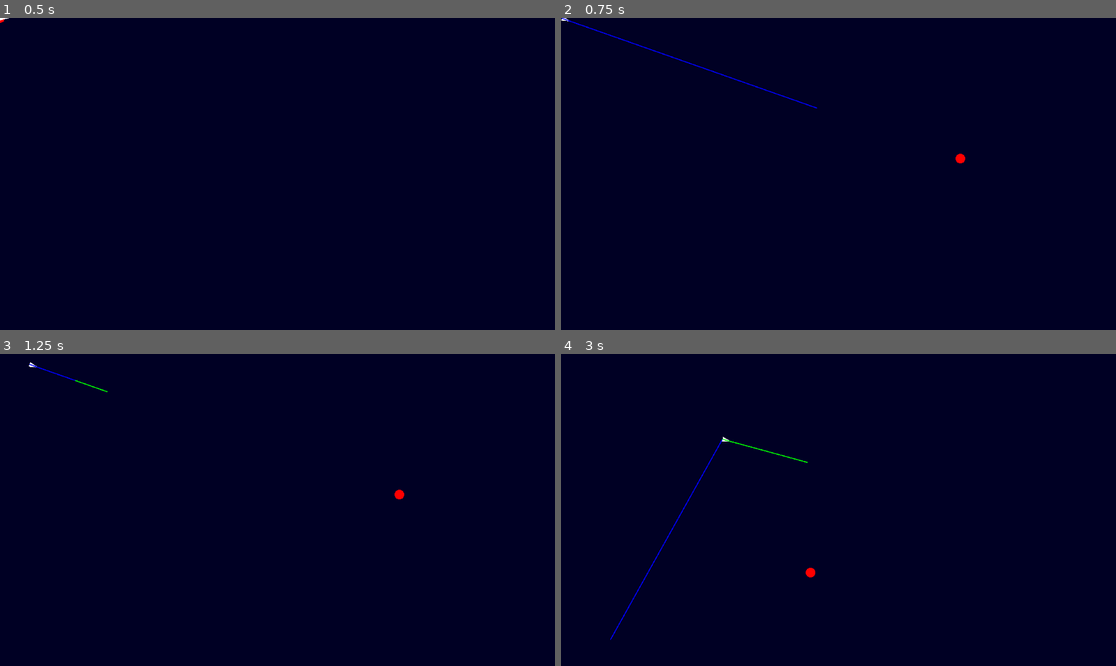
Above: before the commit, frames 1-4 (two rows, left to right).
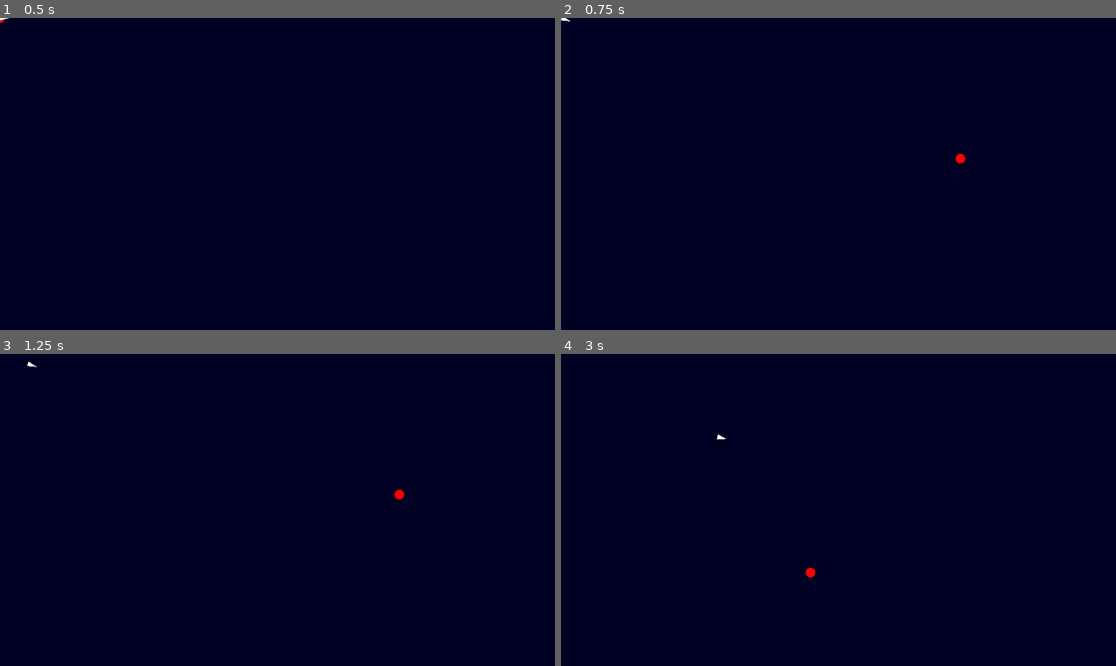
Above: after the commit, the same moments.

Repository: sanjaybv/sbac
Game: Godot game, scene res://game.tscn
The game is run twice, just before and just after one commit, with the same random seed, the same clock (stepped at 60 frames per second) and the same inputs.
Inputs (mouse positions are in pixels of both pictures, inside the frame that each line leads up to):
- Up to frame 1 (0.5 s): no input
- Up to frame 2 (0.75 s): tap Enter at 0.5 s; move the mouse to (960, 158) at 0.52 s; click (960, 158) at 0.67 s
- Up to frame 3 (1.25 s): no input
- Up to frame 4 (3 s): move the mouse to (727, 525) at 1.27 s; click (727, 525) at 1.42 s; move the mouse to (894, 441) at 2.02 s; click (894, 441) at 2.17 s; move the mouse to (810, 572) at 2.77 s; click (810, 572) at 2.92 s

Frame 1 is identical in both runs. In frame 2, 0.2% of the frame differs, in the area x 0-47%, y 0-30%; in frame 3, less than 0.1%; in frame 4, 0.3%, in the area x 8-45%, y 25-92%.

Commit message:
Refactor to single behavior file

Diff:
--- /dev/null
+++ b/behaviors/steering.gd
@@ -0,0 +1,98 @@
+extends Object
+
+enum Behaviors {SEEK, FLEE, PURSUE, EVADE, OFFSET_PURSUE, ARRIVE}
+
+var _behavior_funcs: Dictionary = {
+	Behaviors.SEEK: seek,
+	Behaviors.FLEE: flee,
+	Behaviors.PURSUE: pursue,
+	Behaviors.EVADE: evade,
+	Behaviors.OFFSET_PURSUE: offset_pursue,
+	Behaviors.ARRIVE: arrive,
+}
+
+var _max_force: float
+var _max_speed: float
+
+func _init(max_force: float, max_speed: float):
+	_max_force = max_force
+	_max_speed = max_speed
+
+# steer applies the behavior on the character with respect to the target and returns force
+func steer(behavior: Behaviors, character: RigidBody2D, target: RigidBody2D) -> Vector2:
+	return Callable(_behavior_funcs[behavior]).call(character, target)
+
+
+func seek(character: RigidBody2D, target: RigidBody2D) -> Vector2:
+	var desired_velocity: Vector2 = (target.position - character.position).normalized() * _max_speed
+	var steering = desired_velocity - character.linear_velocity
+	return steering
+
+func flee(character: RigidBody2D, target: RigidBody2D) -> Vector2:
+	var desired_velocity: Vector2 = (character.position - target.position).normalized() * _max_speed
+	var steering = desired_velocity - character.linear_velocity
+	return steering
+
+func pursue(character: RigidBody2D, target: RigidBody2D) -> Vector2:
+	var desired_velocity: Vector2 = (
+		future_target_position(character, target) - character.position
+	).normalized() * _max_speed
+	var steering = desired_velocity - character.linear_velocity
+	return steering
+
+func evade(character: RigidBody2D, target: RigidBody2D) -> Vector2:
+	var desired_velocity: Vector2 = (
+		character.position - future_target_position(character, target)
+	).normalized() * _max_speed
+	var steering = desired_velocity - character.linear_velocity
+	return steering
+
+func offset_pursue(character: RigidBody2D, target: RigidBody2D) -> Vector2:
+	var desired_velocity: Vector2 = (
+		future_offset_target_position(character, target) - character.position
+	).normalized() * _max_speed
+	var steering = desired_velocity - character.linear_velocity
+	return steering
+
+func arrive(character: RigidBody2D, target: RigidBody2D) -> Vector2:
+	# Calculate clipped speed
+	var target_offset: Vector2 = target.position - character.position
+	var distance := target_offset.length()
+	var ramped_speed: float = _max_speed * (distance / slowing_distance)
+	var clipped_speed: float = minf(ramped_speed, _max_speed)
+
+	var desired_velocity: Vector2 = (
+		target.position - character.position
+	).normalized() * clipped_speed
+	var steering = desired_velocity - character.linear_velocity
+	return steering
+
+
+func future_target_position(character: RigidBody2D, target: RigidBody2D) -> Vector2:
+	# future_time_look_ahead = distance / speed
+	var look_ahead: float
+	if !character.linear_velocity.is_zero_approx():
+		look_ahead = (character.position.distance_to(target.position)) / \
+			character.linear_velocity.length()
+
+	# 20 is a constant, a turning parameter as Chris Reynolds puts it.
+	return target.position + (target.linear_velocity * look_ahead) / 20
+
+const slowing_distance: int = 250
+
+func future_offset_target_position(character: RigidBody2D, target: RigidBody2D) -> Vector2:
+	const radius := 10
+
+	# project to local coordinate space
+	var local_target_position := target.position * character.get_global_transform_with_canvas()
+	var local_projection := local_target_position.project(character.linear_velocity.orthogonal())
+	local_projection = local_projection.normalized() * -1 * radius
+	print("local projection", local_projection)
+
+	var new_target_position := local_target_position + local_projection
+	var new_global_target_position := \
+		new_target_position * character.get_global_transform_with_canvas().inverse()
+
+	if (new_global_target_position.is_finite()):
+		return new_global_target_position
+	return target.position
--- a/game.tscn
+++ b/game.tscn
@@ -1,6 +1,7 @@
-[gd_scene load_steps=2 format=3 uid="uid://by1t3mp5yidhs"]
+[gd_scene load_steps=3 format=3 uid="uid://by1t3mp5yidhs"]
 
-[ext_resource type="PackedScene" uid="uid://b6ddjr5vp5weh" path="res://scenarios/arrive.tscn" id="1_2i5rx"]
+[ext_resource type="PackedScene" uid="uid://cxi54gpin4hg2" path="res://vehicles/vehicle.tscn" id="2_y4634"]
+[ext_resource type="PackedScene" uid="uid://butgg65inr3bj" path="res://targets/target.tscn" id="3_aou68"]
 
 [node name="game" type="Node2D"]
 
@@ -11,4 +12,11 @@
 offset_bottom = 705.0
 color = Color(0, 0, 0.141176, 1)
 
-[node name="arrive" parent="." instance=ExtResource("1_2i5rx")]
+[node name="playground" type="Node2D" parent="."]
+
+[node name="target" parent="playground" instance=ExtResource("3_aou68")]
+
+[node name="vehicle" parent="playground" node_paths=PackedStringArray("target") instance=ExtResource("2_y4634")]
+mass = 0.3
+target = NodePath("../target")
+static_behavior = 5
--- a/scenarios/arrive.tscn
+++ /dev/null
@@ -1,12 +0,0 @@
-[gd_scene load_steps=3 format=3 uid="uid://b6ddjr5vp5weh"]
-
-[ext_resource type="PackedScene" uid="uid://b3ej2trb8osvg" path="res://targets/click_target.tscn" id="1_mka56"]
-[ext_resource type="PackedScene" uid="uid://csd764hk0d3xi" path="res://vehicles/arriving_vehicle.tscn" id="2_uj5ff"]
-
-[node name="arrive" type="Node2D"]
-
-[node name="click_target" parent="." instance=ExtResource("1_mka56")]
-
-[node name="arriving_vehicle" parent="." node_paths=PackedStringArray("target") instance=ExtResource("2_uj5ff")]
-mass = 0.3
-target = NodePath("../click_target")
--- a/scenarios/evade.tscn
+++ /dev/null
@@ -1,12 +0,0 @@
-[gd_scene load_steps=3 format=3 uid="uid://cdwd5g0p36bei"]
-
-[ext_resource type="PackedScene" uid="uid://infrrx4bca6i" path="res://targets/sliding_target.tscn" id="1_5kdus"]
-[ext_resource type="PackedScene" uid="uid://cjm4ncojk7pki" path="res://vehicles/evading_vehicle.tscn" id="2_4vqy5"]
-
-[node name="evade" type="Node2D"]
-
-[node name="sliding_target" parent="." instance=ExtResource("1_5kdus")]
-linear_damp_mode = 1
-
-[node name="evading_vehicle" parent="." node_paths=PackedStringArray("target") instance=ExtResource("2_4vqy5")]
-target = NodePath("../sliding_target")
--- a/scenarios/flee.tscn
+++ /dev/null
@@ -1,11 +0,0 @@
-[gd_scene load_steps=3 format=3 uid="uid://d0aqshen3pu4s"]
-
-[ext_resource type="PackedScene" uid="uid://b3ej2trb8osvg" path="res://targets/click_target.tscn" id="2_rtm3k"]
-[ext_resource type="PackedScene" uid="uid://do44pgjw83f0v" path="res://vehicles/fleeing_vehicle.tscn" id="3_pjm6k"]
-
-[node name="flee" type="Node2D"]
-
-[node name="click_target" parent="." instance=ExtResource("2_rtm3k")]
-
-[node name="fleeing_vehicle" parent="." node_paths=PackedStringArray("target") instance=ExtResource("3_pjm6k")]
-target = NodePath("../click_target")
--- a/scenarios/funsies.tscn
+++ /dev/null
@@ -1,16 +0,0 @@
-[gd_scene load_steps=4 format=3 uid="uid://chvgjsd1am5yp"]
-
-[ext_resource type="PackedScene" uid="uid://4jey0e27fxnu" path="res://targets/fleeing_target.tscn" id="1_gabhm"]
-[ext_resource type="PackedScene" uid="uid://ba65gavov6hfm" path="res://vehicles/pursuing_vehicle.tscn" id="2_k3inf"]
-[ext_resource type="Script" path="res://targets/fleeing_target.gd" id="2_p51fv"]
-
-[node name="funsies" type="Node2D"]
-
-[node name="fleeing_target" parent="." node_paths=PackedStringArray("target") instance=ExtResource("1_gabhm")]
-position = Vector2(426, 235)
-script = ExtResource("2_p51fv")
-target = NodePath("../pursuing_vehicle")
-
-[node name="pursuing_vehicle" parent="." node_paths=PackedStringArray("target") instance=ExtResource("2_k3inf")]
-position = Vector2(332, 142)
-target = NodePath("../fleeing_target")
--- a/scenarios/offset_pursuit.tscn
+++ /dev/null
@@ -1,13 +0,0 @@
-[gd_scene load_steps=3 format=3 uid="uid://d3250ocpee3fw"]
-
-[ext_resource type="PackedScene" uid="uid://infrrx4bca6i" path="res://targets/sliding_target.tscn" id="1_2jp1h"]
-[ext_resource type="PackedScene" uid="uid://bsxx8mmxh8a5u" path="res://vehicles/offset_pursuing_vehicle.tscn" id="2_yip7c"]
-
-[node name="offset_pursuit" type="Node2D"]
-
-[node name="sliding_target" parent="." instance=ExtResource("1_2jp1h")]
-position = Vector2(386, 215)
-linear_damp_mode = 1
-
-[node name="offset_pursuing_vehicle" parent="." node_paths=PackedStringArray("target") instance=ExtResource("2_yip7c")]
-target = NodePath("../sliding_target")
--- a/scenarios/pursuit.tscn
+++ /dev/null
@@ -1,16 +0,0 @@
-[gd_scene load_steps=3 format=3 uid="uid://caqiud54bwepk"]
-
-[ext_resource type="PackedScene" uid="uid://infrrx4bca6i" path="res://targets/sliding_target.tscn" id="1_2d4cr"]
-[ext_resource type="PackedScene" uid="uid://ba65gavov6hfm" path="res://vehicles/pursuing_vehicle.tscn" id="2_ebshu"]
-
-[node name="pursuit" type="Node2D"]
-
-[node name="sliding_target" parent="." instance=ExtResource("1_2d4cr")]
-position = Vector2(305, 136)
-mass = 0.01
-linear_velocity = Vector2(250, 20)
-linear_damp_mode = 1
-
-[node name="pursuing_vehicle" parent="." node_paths=PackedStringArray("target") instance=ExtResource("2_ebshu")]
-position = Vector2(116, 128)
-target = NodePath("../sliding_target")
--- a/scenarios/seek.tscn
+++ /dev/null
@@ -1,11 +0,0 @@
-[gd_scene load_steps=3 format=3 uid="uid://cx31jewsu8sok"]
-
-[ext_resource type="PackedScene" uid="uid://b3ej2trb8osvg" path="res://targets/click_target.tscn" id="1_1ruvh"]
-[ext_resource type="PackedScene" uid="uid://q84qhepieh22" path="res://vehicles/seeking_vehicle.tscn" id="2_ws6kx"]
-
-[node name="seek" type="Node2D"]
-
-[node name="click_target" parent="." instance=ExtResource("1_1ruvh")]
-
-[node name="seeking_vehicle" parent="." node_paths=PackedStringArray("target") instance=ExtResource("2_ws6kx")]
-target = NodePath("../click_target")
--- a/targets/click_target.gd
+++ /dev/null
@@ -1,5 +0,0 @@
-extends "res://targets/target.gd"
-
-func _process(delta):
-	if Input.is_mouse_button_pressed(MOUSE_BUTTON_LEFT):
-		position = get_global_mouse_position()
--- a/targets/click_target.tscn
+++ /dev/null
@@ -1,7 +0,0 @@
-[gd_scene load_steps=2 format=3 uid="uid://b3ej2trb8osvg"]
-
-[ext_resource type="Script" path="res://targets/click_target.gd" id="1_rmt10"]
-
-[node name="click_target" type="RigidBody2D"]
-gravity_scale = 0.0
-script = ExtResource("1_rmt10")
--- a/targets/fleeing_target.gd
+++ /dev/null
@@ -1,5 +0,0 @@
-extends "res://vehicles/fleeing_vehicle.gd"
-
-
-func _draw():
-	draw_circle(Vector2.ZERO, 10, Color.RED)
--- a/targets/fleeing_target.tscn
+++ /dev/null
@@ -1,5 +0,0 @@
-[gd_scene load_steps=2 format=3 uid="uid://4jey0e27fxnu"]
-
-[ext_resource type="PackedScene" uid="uid://butgg65inr3bj" path="res://targets/target.tscn" id="1_k7m0x"]
-
-[node name="fleeing_target" instance=ExtResource("1_k7m0x")]
--- a/targets/sliding_target.gd
+++ /dev/null
@@ -1,4 +0,0 @@
-extends "res://targets/target.gd"
-
-func _process(delta):
-	position = position.posmodv(screen)
--- a/targets/sliding_target.tscn
+++ /dev/null
@@ -1,8 +0,0 @@
-[gd_scene load_steps=3 format=3 uid="uid://infrrx4bca6i"]
-
-[ext_resource type="PackedScene" uid="uid://butgg65inr3bj" path="res://targets/target.tscn" id="1_8olrm"]
-[ext_resource type="Script" path="res://targets/sliding_target.gd" id="2_ulyfq"]
-
-[node name="sliding_target" instance=ExtResource("1_8olrm")]
-linear_velocity = Vector2(50, 0)
-script = ExtResource("2_ulyfq")
--- a/targets/target.gd
+++ b/targets/target.gd
@@ -1,7 +1,8 @@
-extends "res://vehicles/vehicle.gd"
+extends RigidBody2D
 
 func _draw():
 	draw_circle(Vector2.ZERO, 10, Color.RED)
 
-func _process(delta):
-	position = get_global_mouse_position()
+func _physics_process(delta):
+	if Input.is_mouse_button_pressed(MOUSE_BUTTON_LEFT):
+		position = get_global_mouse_position()
--- a/vehicles/arriving_vehicle.gd
+++ /dev/null
@@ -1,14 +0,0 @@
-extends "res://vehicles/vehicle.gd"
-
-const slowing_distance: int = 250
-
-func steer(target: RigidBody2D) -> Vector2:
-	# Calculate clipped speed
-	var target_offset: Vector2 = target.position - position
-	var distance := target_offset.length()
-	var ramped_speed: float = max_speed * (distance / slowing_distance)
-	var clipped_speed: float = minf(ramped_speed, max_speed)
-
-	var desired_velocity: Vector2 = (target.position - position).normalized() * clipped_speed
-	var steering = desired_velocity - linear_velocity
-	return steering
--- a/vehicles/arriving_vehicle.tscn
+++ /dev/null
@@ -1,7 +0,0 @@
-[gd_scene load_steps=3 format=3 uid="uid://csd764hk0d3xi"]
-
-[ext_resource type="PackedScene" uid="uid://cxi54gpin4hg2" path="res://vehicles/vehicle.tscn" id="1_wep73"]
-[ext_resource type="Script" path="res://vehicles/arriving_vehicle.gd" id="2_tetw7"]
-
-[node name="arriving_vehicle" instance=ExtResource("1_wep73")]
-script = ExtResource("2_tetw7")
--- a/vehicles/evading_vehicle.gd
+++ /dev/null
@@ -1,21 +0,0 @@
-extends "res://vehicles/vehicle.gd"
-
-
-func _draw():
-	var p := future_target_position() * get_global_transform_with_canvas()
-	draw_circle(p, 3, Color.GREEN)
-	super._draw()
-
-func steer(target: RigidBody2D) -> Vector2:
-	var desired_velocity: Vector2 = (position - future_target_position()).normalized() * max_speed
-	var steering = desired_velocity - linear_velocity
-	return steering
-
-func future_target_position() -> Vector2:
-	# future_time_look_ahead = distance / speed
-	var look_ahead: float
-	if !linear_velocity.is_zero_approx():
-		look_ahead = (position.distance_to(target.position)) / linear_velocity.length()
-
-	# 20 is a constant, a turning parameter as Chris Reynolds puts it.
-	return target.position + (target.linear_velocity * look_ahead) / 20
--- a/vehicles/evading_vehicle.tscn
+++ /dev/null
@@ -1,7 +0,0 @@
-[gd_scene load_steps=3 format=3 uid="uid://cjm4ncojk7pki"]
-
-[ext_resource type="PackedScene" uid="uid://cxi54gpin4hg2" path="res://vehicles/vehicle.tscn" id="1_kdgb3"]
-[ext_resource type="Script" path="res://vehicles/evading_vehicle.gd" id="2_arvux"]
-
-[node name="evading_vehicle" instance=ExtResource("1_kdgb3")]
-script = ExtResource("2_arvux")
--- a/vehicles/fleeing_vehicle.gd
+++ /dev/null
@@ -1,6 +0,0 @@
-extends "res://vehicles/vehicle.gd"
-
-func steer(target: RigidBody2D) -> Vector2:
-	var desired_velocity: Vector2 = (position - target.position).normalized() * max_speed
-	var steering = desired_velocity - linear_velocity
-	return steering
--- a/vehicles/fleeing_vehicle.tscn
+++ /dev/null
@@ -1,7 +0,0 @@
-[gd_scene load_steps=3 format=3 uid="uid://do44pgjw83f0v"]
-
-[ext_resource type="PackedScene" uid="uid://cxi54gpin4hg2" path="res://vehicles/vehicle.tscn" id="1_e646x"]
-[ext_resource type="Script" path="res://vehicles/fleeing_vehicle.gd" id="2_6rvj6"]
-
-[node name="fleeing_vehicle" instance=ExtResource("1_e646x")]
-script = ExtResource("2_6rvj6")
--- a/vehicles/offset_pursuing_vehicle.gd
+++ /dev/null
@@ -1,29 +0,0 @@
-extends "res://vehicles/vehicle.gd"
-
-func _draw():
-	# global space to local space transformation
-	var p := future_target_position() * get_global_transform_with_canvas()
-	draw_circle(p, 3, Color.GREEN)
-	draw_line(Vector2.ZERO, linear_velocity.orthogonal().normalized()*-20, Color.YELLOW)
-	super._draw()
-
-func steer(target: RigidBody2D) -> Vector2:
-	var desired_velocity: Vector2 = (future_target_position() - position).normalized() * max_speed
-	var steering = desired_velocity - linear_velocity
-	return steering
-
-func future_target_position() -> Vector2:
-	const radius := 10
-
-	# project to local coordinate space
-	var local_target_position := target.position * get_global_transform_with_canvas()
-	var local_projection := local_target_position.project(linear_velocity.orthogonal())
-	local_projection = local_projection.normalized() * -1 * radius
-	print("local projection", local_projection)
-
-	var new_target_position := local_target_position + local_projection
-	var new_global_target_position := new_target_position * get_global_transform_with_canvas().inverse()
-
-	if (new_global_target_position.is_finite()):
-		return new_global_target_position
-	return target.position
--- a/vehicles/offset_pursuing_vehicle.tscn
+++ /dev/null
@@ -1,7 +0,0 @@
-[gd_scene load_steps=3 format=3 uid="uid://bsxx8mmxh8a5u"]
-
-[ext_resource type="PackedScene" uid="uid://cxi54gpin4hg2" path="res://vehicles/vehicle.tscn" id="1_3b8ps"]
-[ext_resource type="Script" path="res://vehicles/offset_pursuing_vehicle.gd" id="2_mrd1s"]
-
-[node name="offset_pursuing_vehicle" instance=ExtResource("1_3b8ps")]
-script = ExtResource("2_mrd1s")
--- a/vehicles/pursuing_vehicle.gd
+++ /dev/null
@@ -1,20 +0,0 @@
-extends "res://vehicles/vehicle.gd"
-
-func _draw():
-	var p := future_target_position() * get_global_transform_with_canvas()
-	draw_circle(p, 3, Color.GREEN)
-	super._draw()
-
-func steer(target: RigidBody2D) -> Vector2:
-	var desired_velocity: Vector2 = (future_target_position() - position).normalized() * max_speed
-	var steering = desired_velocity - linear_velocity
-	return steering
-
-func future_target_position() -> Vector2:
-	# future_time_look_ahead = distance / speed
-	var look_ahead: float
-	if !linear_velocity.is_zero_approx():
-		look_ahead = (position.distance_to(target.position)) / linear_velocity.length()
-
-	# 20 is a constant, a turning parameter as Chris Reynolds puts it.
-	return target.position + (target.linear_velocity * look_ahead) / 20
--- a/vehicles/pursuing_vehicle.tscn
+++ /dev/null
@@ -1,7 +0,0 @@
-[gd_scene load_steps=3 format=3 uid="uid://ba65gavov6hfm"]
-
-[ext_resource type="PackedScene" uid="uid://cxi54gpin4hg2" path="res://vehicles/vehicle.tscn" id="1_orrlx"]
-[ext_resource type="Script" path="res://vehicles/pursuing_vehicle.gd" id="2_ghjxm"]
-
-[node name="pursuing_vehicle" instance=ExtResource("1_orrlx")]
-script = ExtResource("2_ghjxm")
--- a/vehicles/seeking_vehicle.gd
+++ /dev/null
@@ -1,6 +0,0 @@
-extends "res://vehicles/vehicle.gd"
-
-func steer(target: RigidBody2D) -> Vector2:
-	var desired_velocity: Vector2 = (target.position - position).normalized() * max_speed
-	var steering = desired_velocity - linear_velocity
-	return steering
--- a/vehicles/seeking_vehicle.tscn
+++ /dev/null
@@ -1,7 +0,0 @@
-[gd_scene load_steps=3 format=3 uid="uid://q84qhepieh22"]
-
-[ext_resource type="PackedScene" uid="uid://cxi54gpin4hg2" path="res://vehicles/vehicle.tscn" id="1_n8m25"]
-[ext_resource type="Script" path="res://vehicles/seeking_vehicle.gd" id="2_hdxun"]
-
-[node name="seeking_vehicle" instance=ExtResource("1_n8m25")]
-script = ExtResource("2_hdxun")
--- a/vehicles/vehicle.gd
+++ b/vehicles/vehicle.gd
@@ -1,13 +1,21 @@
 extends RigidBody2D
+
+const Steering = preload("res://behaviors/steering.gd")
 
 const max_force = 10e8
 const max_speed = 200
 
 @export var target: RigidBody2D
+@export var static_behavior: Steering.Behaviors
 
 var acceleration := Vector2.ZERO
 
 var screen := DisplayServer.window_get_size()
+
+var steering: Steering = Steering.new(max_force, max_speed)
+
+func _ready():
+	self.gravity_scale = 0
 
 func _draw():
 	var direction = linear_velocity.normalized()
@@ -21,20 +29,8 @@
 	draw_line(Vector2.ZERO, linear_velocity, Color.GREEN, 2.0)
 	draw_line(Vector2.ZERO, acceleration, Color.BLUE, 2.0)
 
-func _process(delta):
-	var force := steer(target)
-
-	var steering_force := force.limit_length(max_force)
-	acceleration = steering_force / mass
-	linear_velocity += acceleration * delta
-	linear_velocity = linear_velocity.limit_length(max_speed)
-
-	move_and_collide(linear_velocity*delta)
-	position = position.posmodv(screen)
-
-	queue_redraw()
-
-func steer(target: RigidBody2D) -> Vector2:
-	print("steer should be overriden.")
-	assert(false)
-	return Vector2.ZERO
+func _physics_process(delta):
+	var force := steering.steer(static_behavior, self, target)
+	apply_central_force(force.limit_length(max_force))
+	self.rotation = self.linear_velocity.angle()
+	# queue_redraw()
